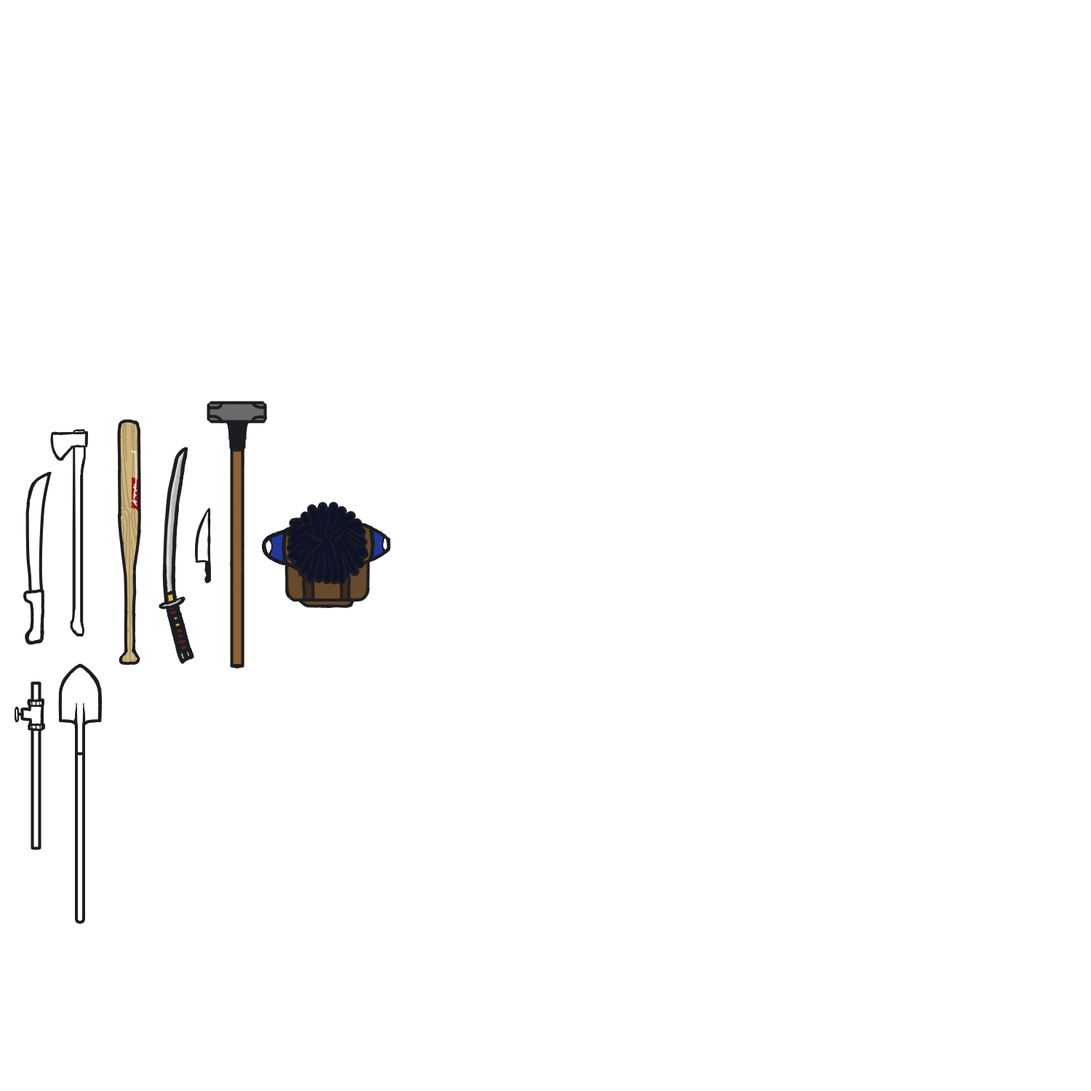
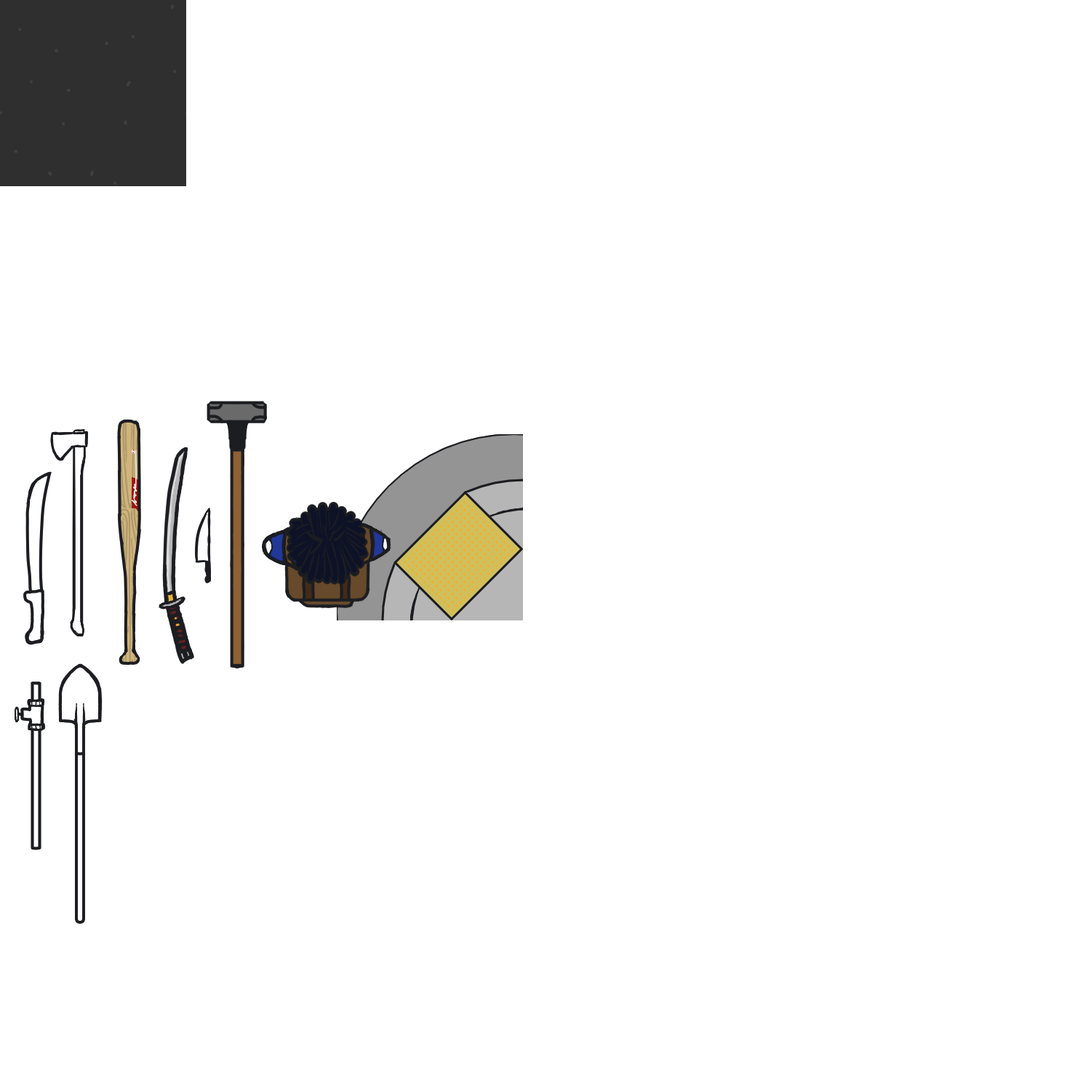
Layer changes from the first (1091, 1091) image to the second:
painted on "Pipe" over <box>0,0,524,621</box>
added layer "BlankAsphault.kra" above "CornerSidewalk.kra" over <box>0,0,187,187</box>
